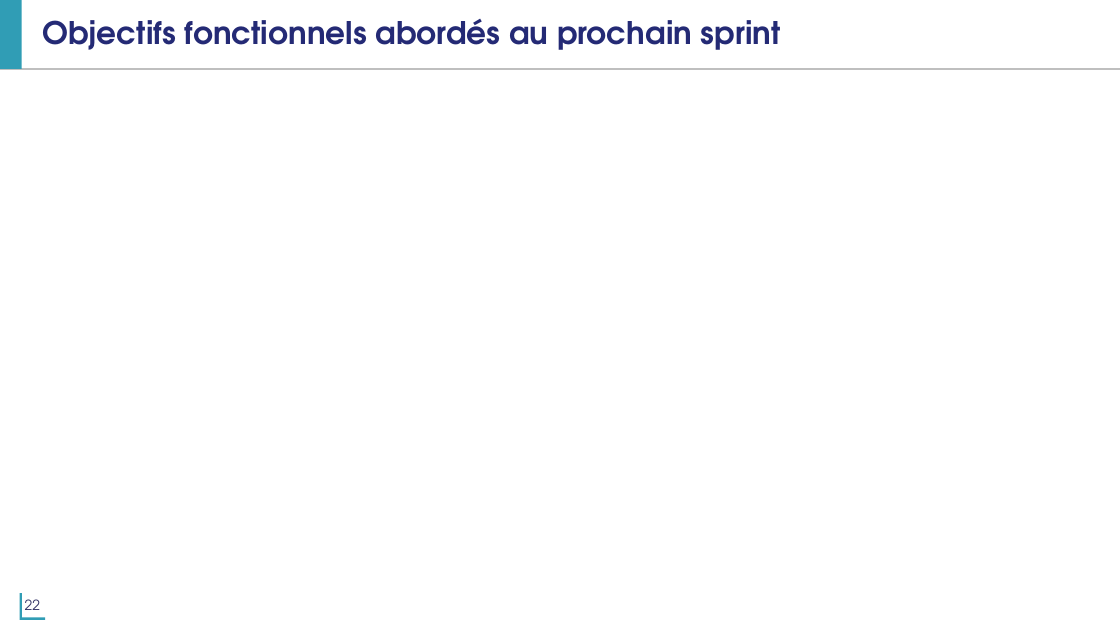
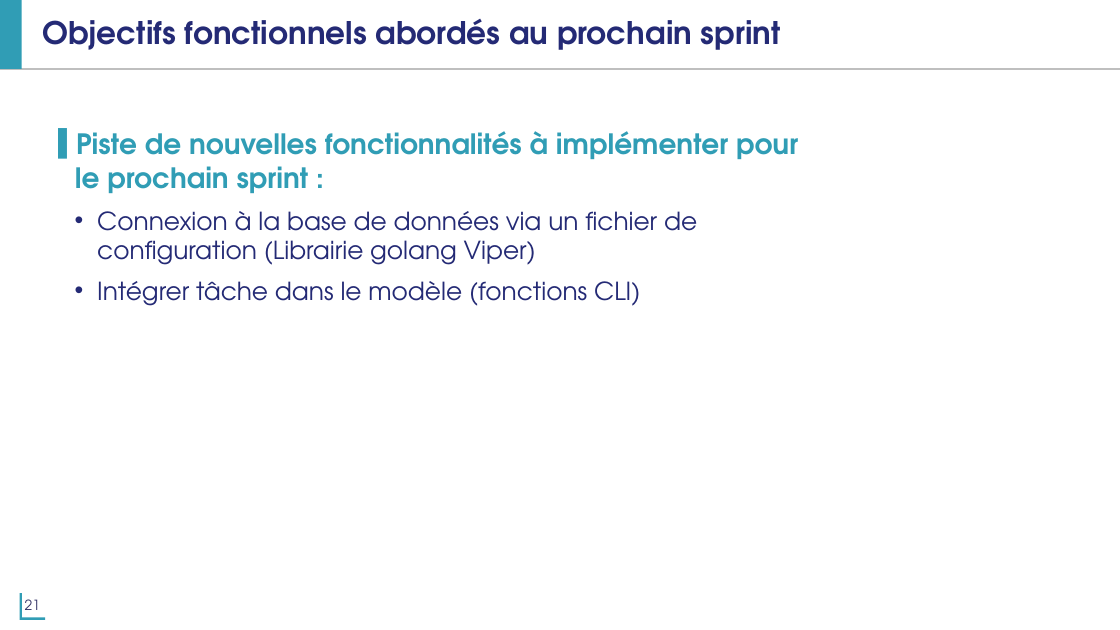
Before and after one commit to abuan/gitus, a slide deck: slide 21 of doc/Gitus_project_sprint_1.pptx (slide 22 before the commit). Drawn at 1120x630 pixels with LibreOffice and Linux fonts; fonts in the diff are those of the drawing; background and template pictures are left out. Boxes give left, top, right and bottom in pixels: in the first picture for what was removed or moved away, otherwise in the second. Text is boxed around its words. In the diff, an @@ line names an element or a change of style, - is before the commit and + after.

Commit message:
Ajout diapo final sprint review

```diff
--- a/doc/Gitus_project_sprint_1.pptx
+++ b/doc/Gitus_project_sprint_1.pptx
@@ text added at (x1=75, y1=131, x2=798, y2=306), 16 pt, text #242A75 @@
+▌ Piste de nouvelles fonctionnalités à implémenter pour le prochain sprint :
+  • Connexion à la base de données via un fichier de configuration (Librairie golang Viper)
+  • Intégrer tâche dans le modèle (fonctions CLI)
@@ page number at (x1=25, y1=599, x2=40, y2=618): text changed @@
-22
+21
```
Also in this commit, not shown: 9 other slides changed, 1 slide removed.
